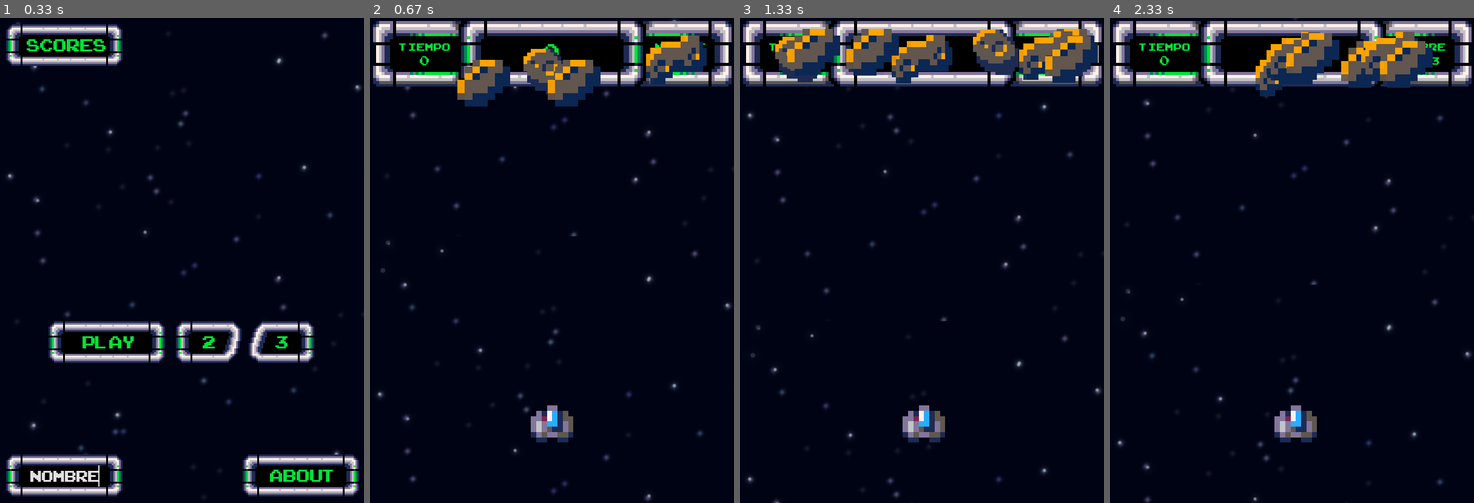
Above: before the commit, frames 1-4 (left to right).
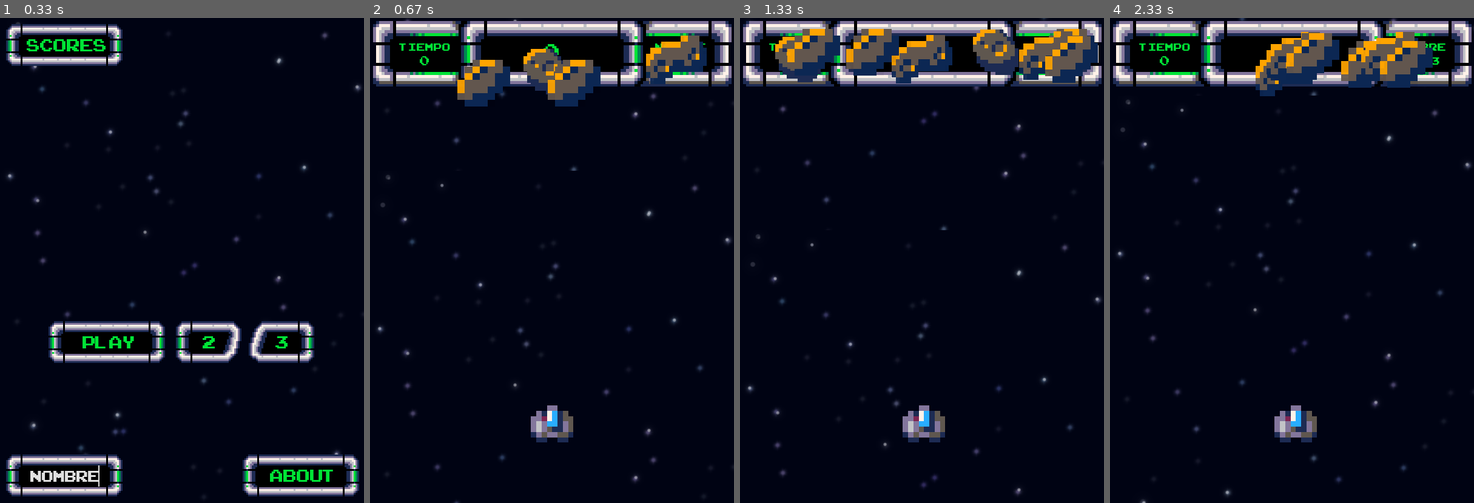
Above: after the commit, the same moments.

Repository: Adriel23456/Proyecto2-Taller-Adriel-Daniel
Game: pygame game, started from STAR LIGHT RUNNER/STAR LIGHT RUNNER.py
The game is run twice, just before and just after one commit, with the same random seed, the same clock (stepped at 60 frames per second) and the same inputs.
Inputs (mouse positions are in pixels of both pictures, inside the frame that each line leads up to):
- Up to frame 1 (0.33 s): no input
- Up to frame 2 (0.67 s): click "play" at 0.38 s
- Up to frame 3 (1.33 s): hold Esc 0.67-1.13 s; hold Right 0.67-1.13 s; move the mouse to (907, 279) at 0.7 s; click "3" at 1.27 s
- Up to frame 4 (2.33 s): hold Esc 1.55-2.02 s; hold Right 1.55-2.02 s; move the mouse to (1204, 265) at 1.58 s; click "2" at 2.15 s

Frame 1 is identical in both runs. In frame 2, 1.2% of the frame differs, in the area x 1-100%, y 0-100%; in frame 3, 1.2%; in frame 4, 1.1%.

Commit message:
Musica y Sonido Finalizada

Diff:
--- a/STAR LIGHT RUNNER/STAR LIGHT RUNNER.py
+++ b/STAR LIGHT RUNNER/STAR LIGHT RUNNER.py
@@ -74,7 +74,7 @@
     ventana.blit(background,(0,y_relativa - background.get_rect().width))
     if (y_relativa < H):
         ventana.blit(background,(0,y_relativa))
-    pantallas.y = pantallas.y + 20
+    pantallas.y = pantallas.y + 14
 
 def pantalla_de_juego():
     # Fondo
@@ -104,9 +104,9 @@
     colision = pygame.sprite.spritecollide(jugador, Enemigos, True)
     if colision:
         HIT_SOUND.play()
-        HIT_SOUND.set_volume(0.2)
+        HIT_SOUND.set_volume(0.1)
         jugador.vida -= 1
-        #puntuacion -= 1
+        #pantallas.score -= 1
 
 #Aqui se define la aplicacion de quicksort
 def quicksort(lista):
@@ -162,12 +162,65 @@
         Lista_Final = lista
     return Lista_Final
 
-def Cambio_Musica():
-    if pantallas.pantalla == "Pantalla_de_inicio":
-        PLAYING_GAMEPLAY_MUSIC.stop()
-        MENU_MUSIC.stop()
-        PLAYING_GAMEPLAY_MUSIC.play(-1)
-        PLAYING_GAMEPLAY_MUSIC.set_volume(0.2)
+def Cambio_Musica_Menu():
+    PLAYING_GAMEPLAY_MUSIC.stop()
+    PLAYING_GAMEPLAY_MUSIC2.stop()
+    PLAYING_GAMEPLAY_MUSIC3.stop()
+    MENU_MUSIC.stop()
+    CREDITS_MUSIC.stop()
+    SCORES_MUSIC.stop()
+    MENU_MUSIC.play(-1)
+    MENU_MUSIC.set_volume(0.2)
+
+def Cambio_Musica_Level1():
+    PLAYING_GAMEPLAY_MUSIC.stop()
+    PLAYING_GAMEPLAY_MUSIC2.stop()
+    PLAYING_GAMEPLAY_MUSIC3.stop()
+    MENU_MUSIC.stop()
+    CREDITS_MUSIC.stop()
+    SCORES_MUSIC.stop()
+    PLAYING_GAMEPLAY_MUSIC.play(-1)
+    PLAYING_GAMEPLAY_MUSIC.set_volume(0.09)
+
+def Cambio_Musica_Level2():
+    PLAYING_GAMEPLAY_MUSIC.stop()
+    PLAYING_GAMEPLAY_MUSIC2.stop()
+    PLAYING_GAMEPLAY_MUSIC3.stop()
+    MENU_MUSIC.stop()
+    CREDITS_MUSIC.stop()
+    SCORES_MUSIC.stop()
+    PLAYING_GAMEPLAY_MUSIC2.play(-1)
+    PLAYING_GAMEPLAY_MUSIC2.set_volume(0.09)
+
+def Cambio_Musica_Level3():
+    PLAYING_GAMEPLAY_MUSIC.stop()
+    PLAYING_GAMEPLAY_MUSIC2.stop()
+    PLAYING_GAMEPLAY_MUSIC3.stop()
+    MENU_MUSIC.stop()
+    CREDITS_MUSIC.stop()
+    SCORES_MUSIC.stop()
+    PLAYING_GAMEPLAY_MUSIC3.play(-1)
+    PLAYING_GAMEPLAY_MUSIC3.set_volume(0.09)
+
+def Cambio_Musica_Creditos():
+    PLAYING_GAMEPLAY_MUSIC.stop()
+    PLAYING_GAMEPLAY_MUSIC2.stop()
+    PLAYING_GAMEPLAY_MUSIC3.stop()
+    MENU_MUSIC.stop()
+    CREDITS_MUSIC.stop()
+    SCORES_MUSIC.stop()
+    CREDITS_MUSIC.play(-1)
+    CREDITS_MUSIC.set_volume(0.09)
+
+def Cambio_Musica_Scores():
+    PLAYING_GAMEPLAY_MUSIC.stop()
+    PLAYING_GAMEPLAY_MUSIC2.stop()
+    PLAYING_GAMEPLAY_MUSIC3.stop()
+    MENU_MUSIC.stop()
+    CREDITS_MUSIC.stop()
+    SCORES_MUSIC.stop()
+    SCORES_MUSIC.play(-1)
+    SCORES_MUSIC.set_volume(0.07)
 
 def read_write_txt():
     with open(r"STAR LIGHT RUNNER/high_scores.txt", "r") as high_scores:
@@ -230,10 +283,13 @@
         # Verificación de la vida del jugador
         if self.vida <= 0:
             EXPLOSION1_SOUND.play()
+            EXPLOSION1_SOUND.set_volume(0.1)
             if new_highscore():
+                Cambio_Musica_Scores()
                 pantallas.pantalla = "high_scores"
                 pantallas.new_highscore = True
             else:
+                Cambio_Musica_Menu()
                 pantallas.pantalla = "Pantalla_de_inicio"
             read_write_txt()
             pantallas.nueva_pantalla = True
@@ -263,18 +319,22 @@
         # Limites de movimiento en la ventana
         if self.rect.x <= 0:
             EXPLOSION2_SOUND.play()
+            EXPLOSION2_SOUND.set_volume(0.09)
             self.velocidad_x = random.randrange(1,4)
             self.velocidad_y = random.randrange(-4,4)
         elif self.rect.x >= 510:
             EXPLOSION2_SOUND.play()
+            EXPLOSION2_SOUND.set_volume(0.09)
             self.velocidad_x = random.randrange(-4,-1)
             self.velocidad_y = random.randrange(-4,4)
         if self.rect.y <= 0:
             EXPLOSION2_SOUND.play()
+            EXPLOSION2_SOUND.set_volume(0.09)
             self.velocidad_x = random.randrange(-4,4)
             self.velocidad_y = random.randrange(1,4)
         elif self.rect.y >= 710:
             EXPLOSION2_SOUND.play()
+            EXPLOSION2_SOUND.set_volume(0.09)
             self.velocidad_x = random.randrange(-4,4)
             self.velocidad_y = random.randrange(-4,-1)
 
@@ -371,23 +431,28 @@
                 if self.click:
                     if button == button_1:
                         CLICK_SOUND.play()
-                        CLICK_SOUND.set_volume(0.2)
+                        CLICK_SOUND.set_volume(0.1)
+                        Cambio_Musica_Level1()
                         self.pantalla = "Pantalla_1"
                     elif button == button_2:
                         CLICK_SOUND.play()
-                        CLICK_SOUND.set_volume(0.2)
+                        CLICK_SOUND.set_volume(0.1)
+                        Cambio_Musica_Creditos()
                         self.pantalla = "about"
                     elif button == button_3:
                         CLICK_SOUND.play()
-                        CLICK_SOUND.set_volume(0.2)
+                        CLICK_SOUND.set_volume(0.1)
+                        Cambio_Musica_Scores()
                         self.pantalla = "high_scores"
                     elif button == button_4:
                         CLICK_SOUND.play()
-                        CLICK_SOUND.set_volume(0.2)
+                        CLICK_SOUND.set_volume(0.1)
+                        Cambio_Musica_Level2()
                         self.pantalla = "Pantalla_2"
                     elif button == button_5:
                         CLICK_SOUND.play()
-                        CLICK_SOUND.set_volume(0.2)
+                        CLICK_SOUND.set_volume(0.1)
+                        Cambio_Musica_Level3()
                         self.pantalla = "Pantalla_3"
 
         self.click = False
@@ -420,6 +485,7 @@
             elif event.type == pygame.KEYDOWN:
                 # Regreso al menú principal
                 if event.key == pygame.K_ESCAPE:
+                    Cambio_Musica_Menu()
                     self.pantalla = "Pantalla_de_inicio"
         ventana.blit(background, (0, 0))
         draw_text(ventana, "ABOUT", 60, 300, 50)
@@ -444,11 +510,11 @@
             elif event.type == pygame.KEYDOWN:
                 # Regreso al menú principal
                 if event.key == pygame.K_ESCAPE:
+                    Cambio_Musica_Menu()
                     self.pantalla = "Pantalla_de_inicio"
                     self.new_highscore = False
         ventana.blit(background, (0, 0))
         draw_text(ventana, "High   Scores", 60, 300, 50)
-
         with open(r"STAR LIGHT RUNNER/high_scores.txt", "r") as high_scores:
             lista = high_scores.readlines()
             #Lista_Final = scores_quicksort(pantallas.score, pantallas.nombre_jugador, lista)
@@ -471,11 +537,13 @@
                 elif event.type == pygame.KEYDOWN:
                     # Regreso al menú principal
                     if event.key == pygame.K_ESCAPE:
+                        Cambio_Musica_Menu()
                         Enemigos.empty()
                         self.pantalla = "Pantalla_de_inicio"
                         jugador.vida = 3
                         pantallas.nueva_pantalla = True
         if (pygame.time.get_ticks()-pantallas.tiempo_inicial)//1000 == 60:
+            Cambio_Musica_Level2()
             pantallas.pantalla = "Pantalla_2"
             pantallas.nueva_pantalla = True
             jugador.rect.center = (300, 700)
@@ -496,11 +564,13 @@
                 elif event.type == pygame.KEYDOWN:
                     # Regreso al menú principal
                     if event.key == pygame.K_ESCAPE:
+                        Cambio_Musica_Menu()
                         Enemigos.empty()
                         self.pantalla = "Pantalla_de_inicio"
                         jugador.vida = 3
                         pantallas.nueva_pantalla = True
         if (pygame.time.get_ticks()-pantallas.tiempo_inicial)//1000 == 60:
+            Cambio_Musica_Level3()
             pantallas.pantalla = "Pantalla_3"
             pantallas.nueva_pantalla = True
             jugador.rect.center = (300, 700)
@@ -521,15 +591,18 @@
                 elif event.type == pygame.KEYDOWN:
                     # Regreso al menú principal
                     if event.key == pygame.K_ESCAPE:
+                        Cambio_Musica_Menu()
                         Enemigos.empty()
                         self.pantalla = "Pantalla_de_inicio"
                         jugador.vida = 3
                         pantallas.nueva_pantalla = True
         if (pygame.time.get_ticks()-pantallas.tiempo_inicial)//1000 == 60:
             if new_highscore():
+                Cambio_Musica_Scores()
                 pantallas.pantalla = "high_scores"
                 pantallas.new_highscore = True
             else:
+                Cambio_Musica_Menu()
                 pantallas.pantalla = "Pantalla_de_inicio"
             pantallas.nueva_pantalla = True
             jugador.rect.center = (300, 700)
--- a/STAR LIGHT RUNNER/high_scores.txt
+++ b/STAR LIGHT RUNNER/high_scores.txt
@@ -1,16 +1,16 @@
 AAAA
-0
+000
 AAAA
-0
+000
 AAAA
-0
+000
 AAAA
-0
+000
 AAAA
-0
+000
 AAAA
-0
+000
 AAAA
-0
+000
 AAAA
-0
+000
